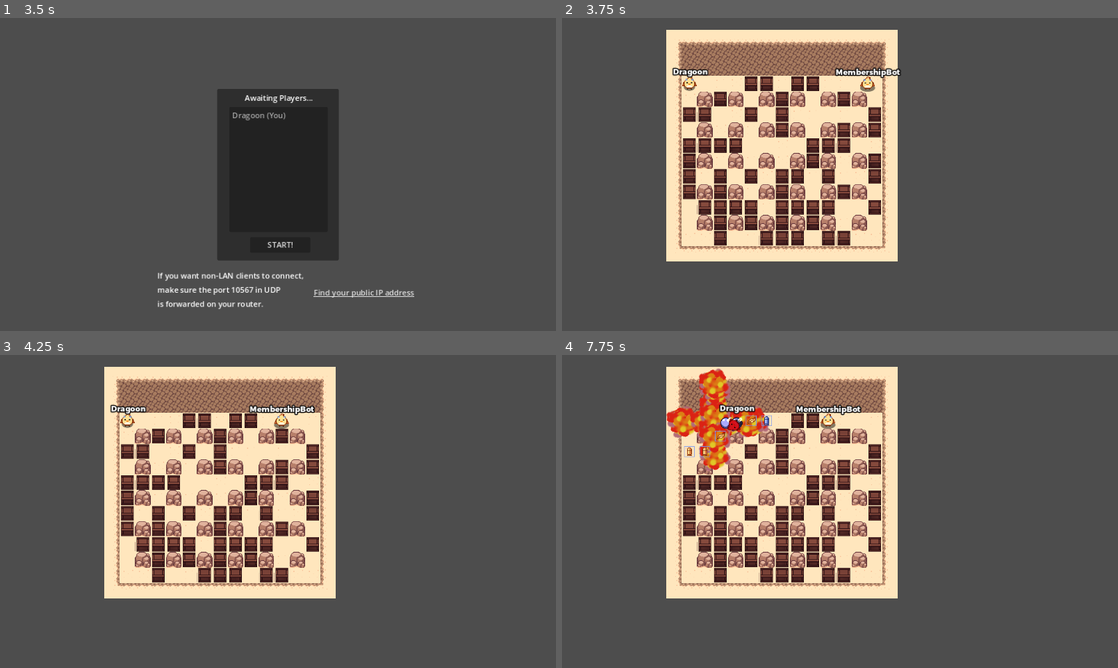
Above: before the commit, frames 1-4 (two rows, left to right).
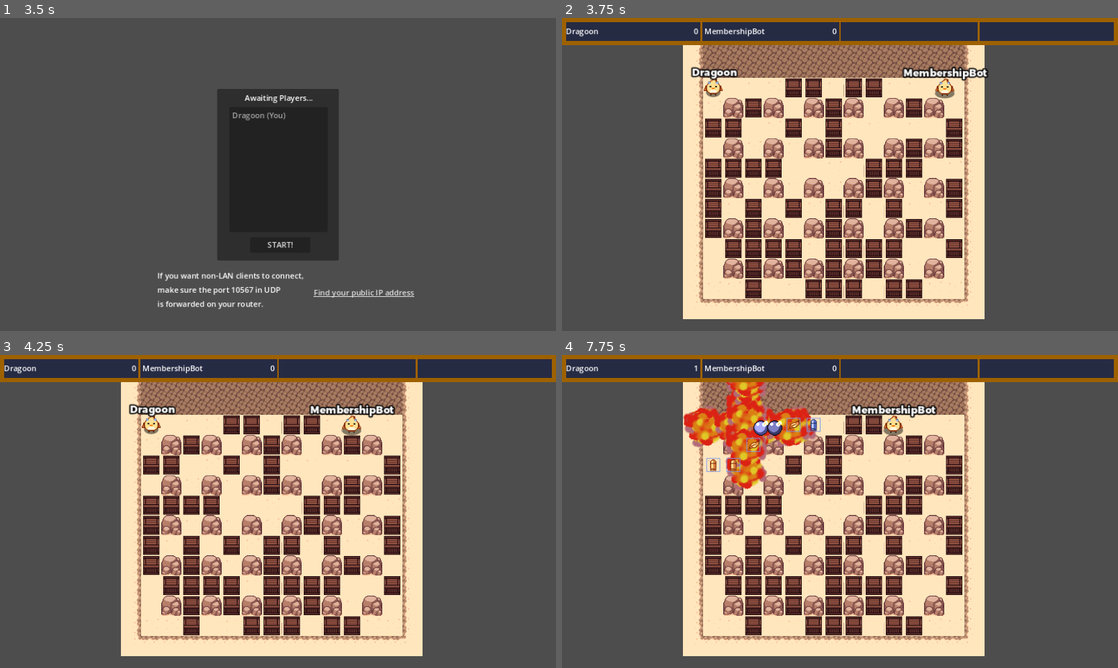
Above: after the commit, the same moments.

Repository: Dragoon-Project-Squad/bomberbird
Game: Godot game, scene res://scenes/main_menu.tscn
The game is run twice, just before and just after one commit, with the same random seed, the same clock (stepped at 60 frames per second) and the same inputs. Sound files missing from this copy of the repository are replaced by a short silence.
Inputs:
- Up to frame 1 (3.5 s): click "Single Player" at 0.5 s; click "Single Player" at 1.25 s; click "Multiplayer" at 2 s; click "Host" at 2.75 s
- Up to frame 2 (3.75 s): click "START!" at 3.5 s
- Up to frame 3 (4.25 s): no input
- Up to frame 4 (7.75 s): hold D (move_right) 4.28-5.03 s; hold Space (set_bomb) 4.28-5.03 s; hold S (move_down) 5.03-5.78 s; tap Space (set_bomb) at 5.1, 6.6 s; hold D (move_right) 5.78-6.53 s; hold Space (set_bomb) 5.78-6.53 s; hold W (move_up) 6.53-7.28 s; hold A (move_left) from 7.28 s (still down); hold Space (set_bomb) from 7.28 s (still down)

Frame 1 is identical in both runs. In frame 2, 50% of the frame differs, in the area x 0-100%, y 0-97%; in frame 3, 50%; in frame 4, 51%.
Error before the commit: Attempt to call function 'add_player' in base 'null instance' on a null instance. (res://scripts/gamestate.gd:97)

Commit message:
improved ui, updated ui code

Diff:
--- a/scenes/battlegrounds.tscn
+++ b/scenes/battlegrounds.tscn
@@ -1,8 +1,8 @@
 [gd_scene load_steps=11 format=4 uid="uid://bs7slglsckv0i"]
 
 [ext_resource type="Script" path="res://scripts/world.gd" id="1_b42q6"]
+[ext_resource type="Script" path="res://scripts/game_ui.gd" id="3_dadsx"]
 [ext_resource type="TileSet" uid="uid://c5k358s71dvg7" path="res://assets/deserttileset.tres" id="3_vcixd"]
-[ext_resource type="Script" path="res://scripts/score.gd" id="4_hhld2"]
 [ext_resource type="FontFile" uid="uid://knb8u535cfkw" path="res://montserrat.otf" id="5_g2doi"]
 [ext_resource type="Script" path="res://scripts/bomb_spawner.gd" id="6_xje61"]
 [ext_resource type="Script" path="res://scripts/powerup_spawner.gd" id="7_87w5t"]
@@ -49,17 +49,119 @@
 
 [node name="Players" type="Node2D" parent="."]
 
-[node name="Score" type="HBoxContainer" parent="."]
-offset_right = 1024.0
-offset_bottom = 40.0
+[node name="GameUI" type="CanvasLayer" parent="."]
+script = ExtResource("3_dadsx")
+
+[node name="Border" type="ColorRect" parent="GameUI"]
+offset_right = 1152.0
+offset_bottom = 56.0
+color = Color(0.619608, 0.380392, 0, 1)
+
+[node name="Container" type="ColorRect" parent="GameUI/Border"]
+layout_mode = 1
+anchors_preset = 8
+anchor_left = 0.5
+anchor_top = 0.5
+anchor_right = 0.5
+anchor_bottom = 0.5
+offset_left = -568.0
+offset_top = -20.0
+offset_right = 568.0
+offset_bottom = 20.0
+grow_horizontal = 2
+grow_vertical = 2
+color = Color(0.14902, 0.168627, 0.266667, 1)
+
+[node name="Players" type="HBoxContainer" parent="GameUI/Border/Container"]
+layout_mode = 1
+anchors_preset = 8
+anchor_left = 0.5
+anchor_top = 0.5
+anchor_right = 0.5
+anchor_bottom = 0.5
+offset_left = -568.0
+offset_top = -20.0
+offset_right = 568.0
+offset_bottom = 20.0
+grow_horizontal = 2
+grow_vertical = 2
 size_flags_horizontal = 2
 size_flags_vertical = 2
-script = ExtResource("4_hhld2")
+
+[node name="P1" type="HSplitContainer" parent="GameUI/Border/Container/Players"]
+layout_mode = 2
+size_flags_horizontal = 3
+
+[node name="P1Name" type="Label" parent="GameUI/Border/Container/Players/P1"]
+layout_mode = 2
+text = "P1"
+vertical_alignment = 1
+
+[node name="P1Score" type="Label" parent="GameUI/Border/Container/Players/P1"]
+layout_mode = 2
+text = "0"
+horizontal_alignment = 2
+
+[node name="SeparatorP12" type="ColorRect" parent="GameUI/Border/Container/Players"]
+custom_minimum_size = Vector2(4, 0)
+layout_mode = 2
+color = Color(0.619608, 0.380392, 0, 1)
+
+[node name="P2" type="HSplitContainer" parent="GameUI/Border/Container/Players"]
+visible = false
+layout_mode = 2
+size_flags_horizontal = 3
+
+[node name="P2Name" type="Label" parent="GameUI/Border/Container/Players/P2"]
+layout_mode = 2
+text = "P2"
+vertical_alignment = 1
+
+[node name="P2Score" type="Label" parent="GameUI/Border/Container/Players/P2"]
+layout_mode = 2
+text = "0"
+horizontal_alignment = 2
+
+[node name="SeparatorP23" type="ColorRect" parent="GameUI/Border/Container/Players"]
+custom_minimum_size = Vector2(4, 0)
+layout_mode = 2
+color = Color(0.619608, 0.380392, 0, 1)
+
+[node name="P3" type="HSplitContainer" parent="GameUI/Border/Container/Players"]
+layout_mode = 2
+size_flags_horizontal = 3
+
+[node name="P3Name" type="Label" parent="GameUI/Border/Container/Players/P3"]
+layout_mode = 2
+vertical_alignment = 1
+
+[node name="P3Score" type="Label" parent="GameUI/Border/Container/Players/P3"]
+layout_mode = 2
+horizontal_alignment = 2
+
+[node name="SeparatorP34" type="ColorRect" parent="GameUI/Border/Container/Players"]
+custom_minimum_size = Vector2(4, 0)
+layout_mode = 2
+color = Color(0.619608, 0.380392, 0, 1)
+
+[node name="P4" type="HSplitContainer" parent="GameUI/Border/Container/Players"]
+layout_mode = 2
+size_flags_horizontal = 3
+
+[node name="P4Name" type="Label" parent="GameUI/Border/Container/Players/P4"]
+layout_mode = 2
+vertical_alignment = 1
+
+[node name="P4Score" type="Label" parent="GameUI/Border/Container/Players/P4"]
+layout_mode = 2
+horizontal_alignment = 2
 
 [node name="Winner" type="Label" parent="."]
-visible = false
-offset_right = 1031.0
-offset_bottom = 617.0
+z_index = 5
+offset_left = 32.0
+offset_top = 96.0
+offset_right = 448.0
+offset_bottom = 448.0
 size_flags_horizontal = 2
 size_flags_vertical = 0
 theme_override_constants/shadow_offset_x = 2
@@ -67,20 +169,29 @@
 theme_override_fonts/font = ExtResource("5_g2doi")
 text = "THE WINNER IS:
 YOU"
+horizontal_alignment = 1
+vertical_alignment = 1
 
 [node name="ExitGame" type="Button" parent="Winner"]
-layout_mode = 0
-offset_left = 384.0
-offset_top = 408.0
-offset_right = 649.0
-offset_bottom = 469.0
+layout_mode = 1
+anchors_preset = 7
+anchor_left = 0.5
+anchor_top = 1.0
+anchor_right = 0.5
+anchor_bottom = 1.0
+offset_left = -132.5
+offset_top = -61.0
+offset_right = 132.5
+grow_horizontal = 2
+grow_vertical = 0
 size_flags_horizontal = 2
 size_flags_vertical = 2
 theme_override_fonts/font = ExtResource("5_g2doi")
 text = "EXIT GAME"
 
 [node name="Camera2D" type="Camera2D" parent="."]
-offset = Vector2(360, 300)
+offset = Vector2(250, 250)
+zoom = Vector2(1.3, 1.3)
 
 [node name="PlayerSpawner" type="MultiplayerSpawner" parent="."]
 spawn_path = NodePath("../Players")
@@ -105,4 +216,5 @@
 stream = SubResource("AudioStreamRandomizer_to18j")
 volume_db = -4.685
 
-[connection signal="pressed" from="Winner/ExitGame" to="Score" method="_on_exit_game_pressed"]
+[connection signal="pressed" from="Winner/ExitGame" to="GameUI/Border/Container/Players" method="_on_exit_game_pressed"]
+[connection signal="pressed" from="Winner/ExitGame" to="GameUI" method="_on_exit_game_pressed"]
